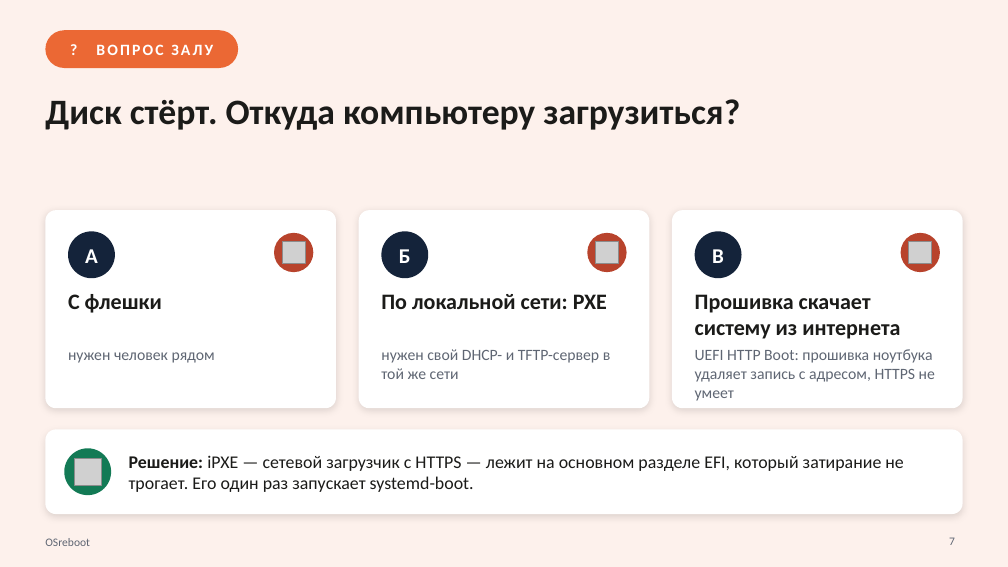
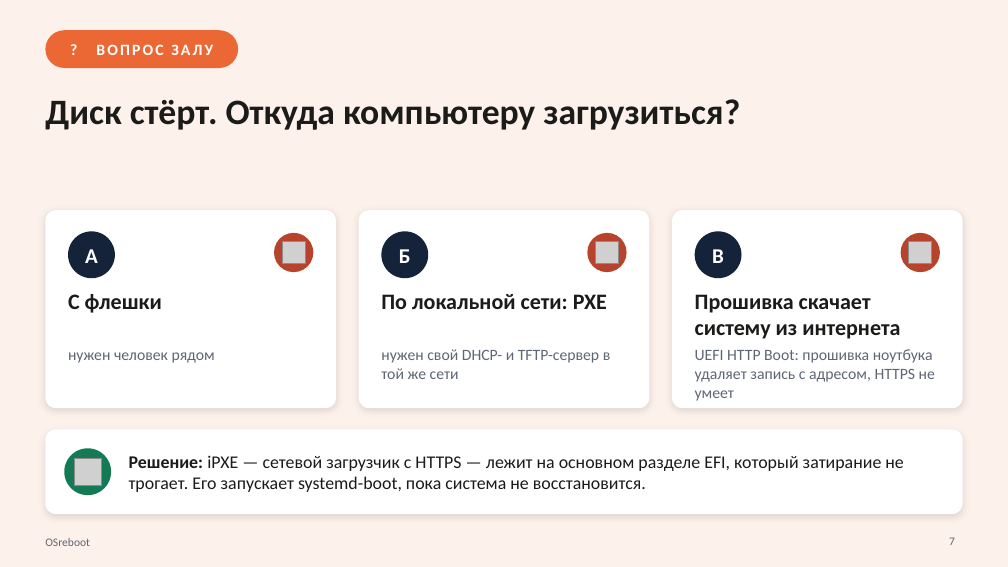
Before and after one commit to Irenid/OSreboot, a slide deck: slide 7 of presentation/OSreboot.pptx. Drawn at 1008x567 pixels with LibreOffice and Linux fonts; fonts in the diff are those of the drawing; grey boxes stand for pictures. Boxes give left, top, right and bottom in pixels: in the first picture for what was removed or moved away, otherwise in the second. Text is boxed around its words. In the diff, an @@ line names an element or a change of style, - is before the commit and + after.

```diff
--- a/presentation/OSreboot.pptx
+++ b/presentation/OSreboot.pptx
@@ text at <box>129,455,903,492</box>: text changed @@
-Решение: iPXE — сетевой загрузчик с HTTPS — лежит на основном разделе EFI, который затирание не трогает. Его один раз запускает systemd-boot.
+Решение: iPXE — сетевой загрузчик с HTTPS — лежит на основном разделе EFI, который затирание не трогает. Его запускает systemd-boot, пока система не восстановится.
```
Also in this commit, not shown: 2 other slides changed, 1 other file.
